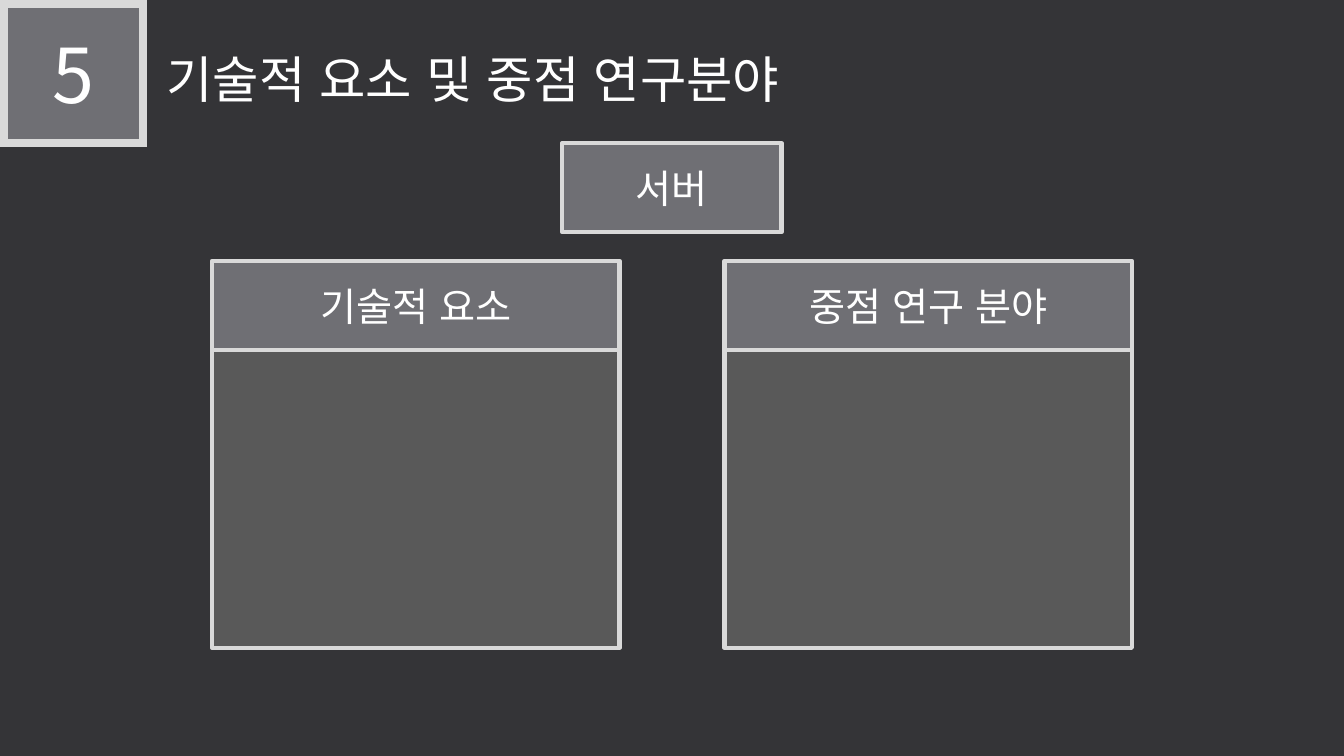
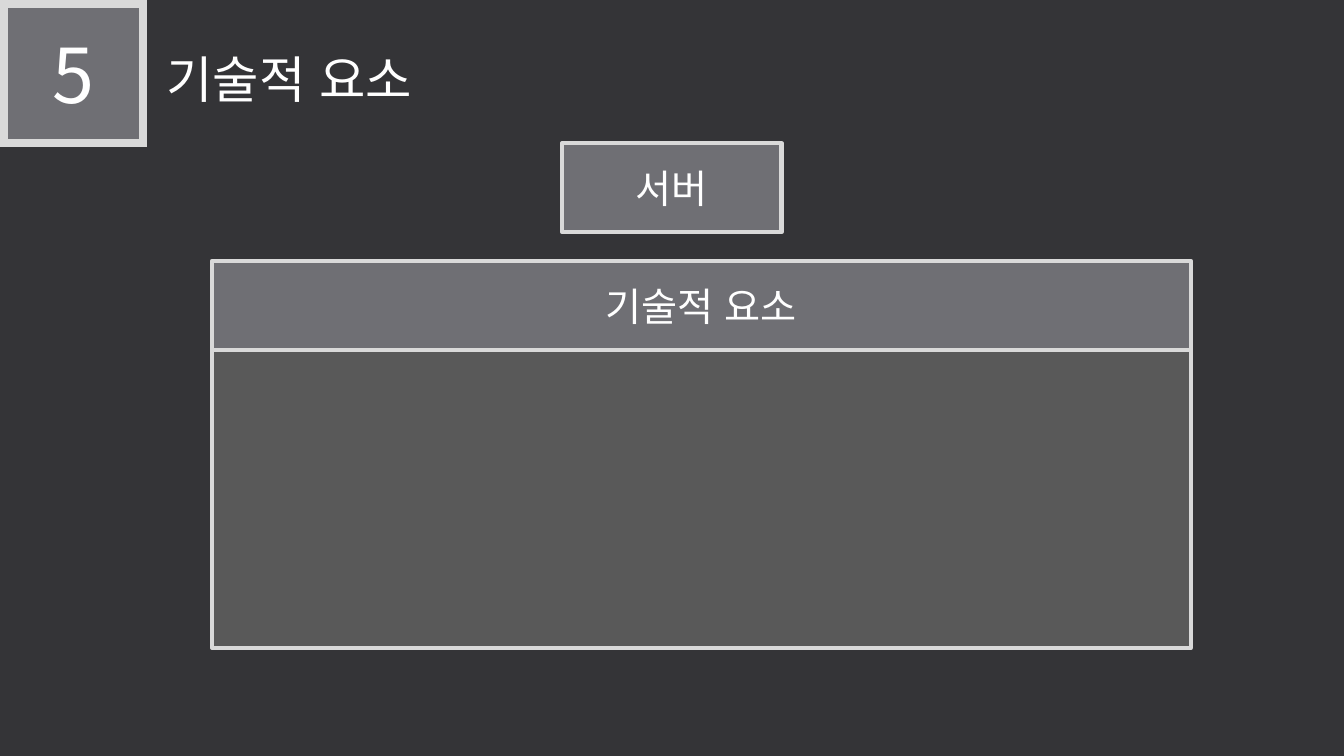
Before and after one commit to LEGO0937/Our_Project, a slide deck: slide 10 of 기획단계/졸작 제안서_α.pptx. Drawn at 1344x756 pixels with LibreOffice and Linux fonts; fonts in the diff are those of the drawing. Boxes give left, top, right and bottom in pixels: in the first picture for what was removed or moved away, otherwise in the second. Text is boxed around its words. In the diff, an @@ line names an element or a change of style, - is before the commit and + after.

```diff
--- a/기획단계/졸작 제안서_α.pptx
+++ b/기획단계/졸작 제안서_α.pptx
@@ text at (166, 56, 413, 102): text changed @@
-기술적 요소 및 중점 연구분야
+기술적 요소
@@ rectangle "기술적 요소": place and size @@
-rectangle "기술적 요소" at (212, 261, 619, 351)
+rectangle "기술적 요소" at (212, 261, 1191, 351)
@@ rectangle removed at (725, 261, 1132, 351) @@
-중점 연구 분야
@@ rectangle: place and size @@
-rectangle at (212, 350, 619, 647)
+rectangle at (212, 350, 1191, 647)
@@ rectangle removed at (725, 350, 1132, 647) @@
```
Also in this commit, not shown: 4 other slides changed, 2 slides added.
